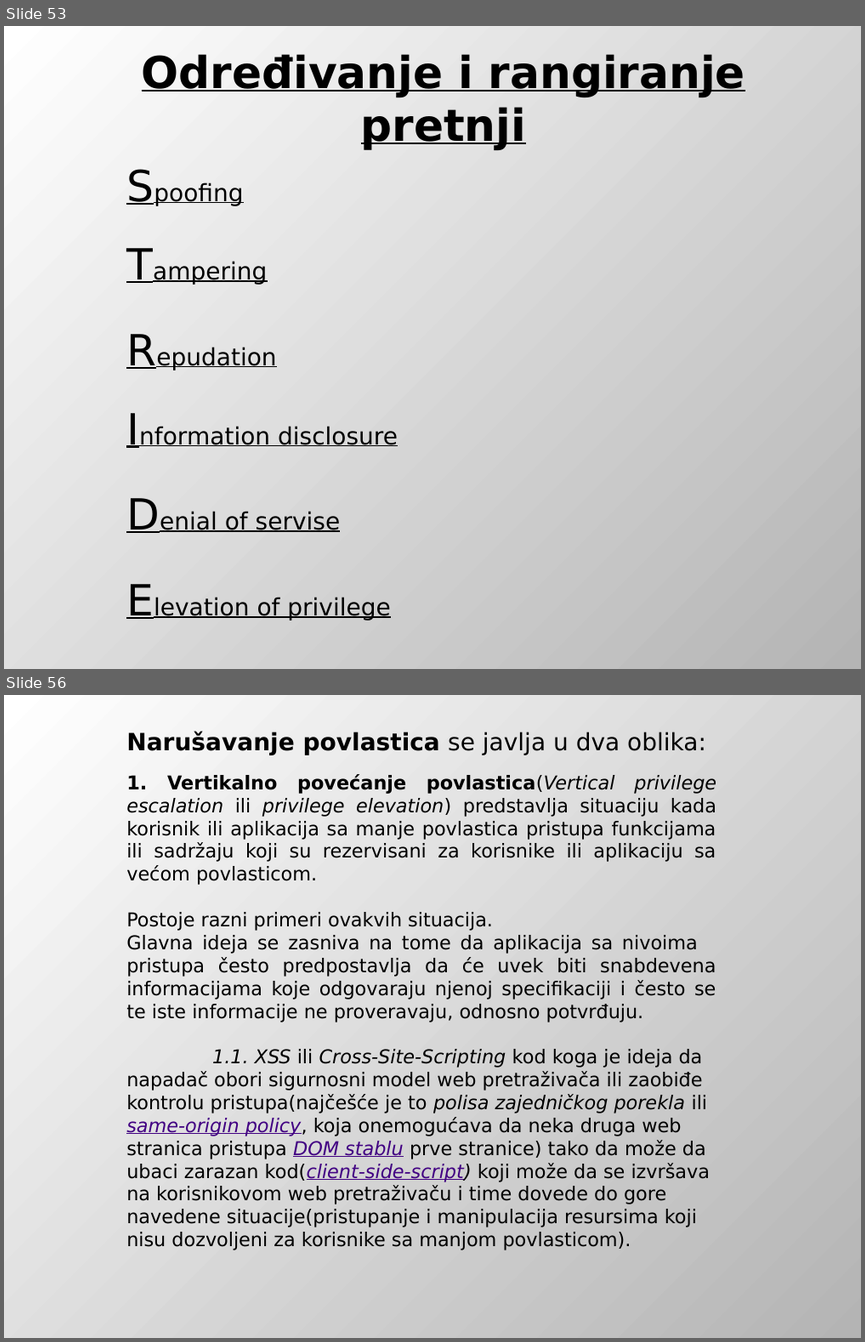
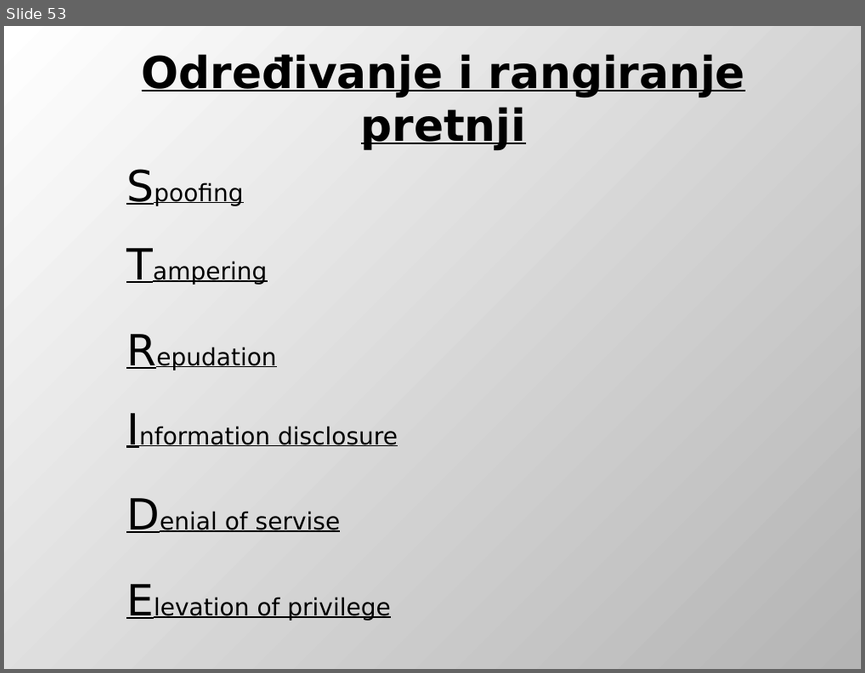
Before and after one commit to DejanUrosevic/XML-Projekat, a slide deck: Model Pretnji.pptx. Shown one above the other, each under a label of ours: slides 53 and 56 before the commit, slide 53 after it; the slides between them are not shown. The pictures are 865x1342 and 865x673 pixels, drawn with LibreOffice and Linux fonts; fonts in the diff are those of the drawing. Boxes give left, top, right and bottom in pixels: in the first picture for what was removed or moved away, otherwise in the second. Text is boxed around its words. In the diff, an @@ line names an element or a change of style, - is before the commit and + after.

Commit message:
Ubacen Elevation of privilege u prezentaciju.

```diff
--- a/Model Pretnji.pptx
+++ b/Model Pretnji.pptx
@@ slide 56 removed at [4,695,861,1338], background gradient #FFFFFF to #B4B4B4 @@
@@ text removed at [126,731,706,755] @@
-Narušavanje povlastica se javlja u dva oblika:
@@ text removed at [126,774,716,1250] @@
-1. Vertikalno povećanje povlastica(Vertical privilege escalation ili privilege elevation) predstavlja situaciju kada korisnik ili aplikacija sa manje povlastica pristupa funkcijama ili sadržaju koji su rezervisani za korisnike ili aplikaciju sa većom povlasticom.
-Postoje razni primeri ovakvih situacija.
-Glavna ideja se zasniva na tome da aplikacija sa nivoima pristupa često predpostavlja da će uvek biti snabdevena informacijama koje odgovaraju njenoj specifikaciji i često se te iste informacije ne proveravaju, odnosno potvrđuju.
-1.1. XSS ili Cross-Site-Scripting kod koga je ideja da napadač obori sigurnosni model web pretraživača ili zaobiđe kontrolu pristupa(najčešće je to polisa zajedničkog porekla ili same-origin policy, koja onemogućava da neka druga web stranica pristupa DOM stablu prve stranice) tako da može da ubaci zarazan kod(client-side-script) koji može da se izvršava na korisnikovom web pretraživaču i time dovede do gore navedene situacije(pristupanje i manipulacija resursima koji nisu dozvoljeni za korisnike sa manjom povlasticom).
```
Also in this commit, not shown: 2 slides changed, 1 slide added, 8 other slides removed, 3 other files.
